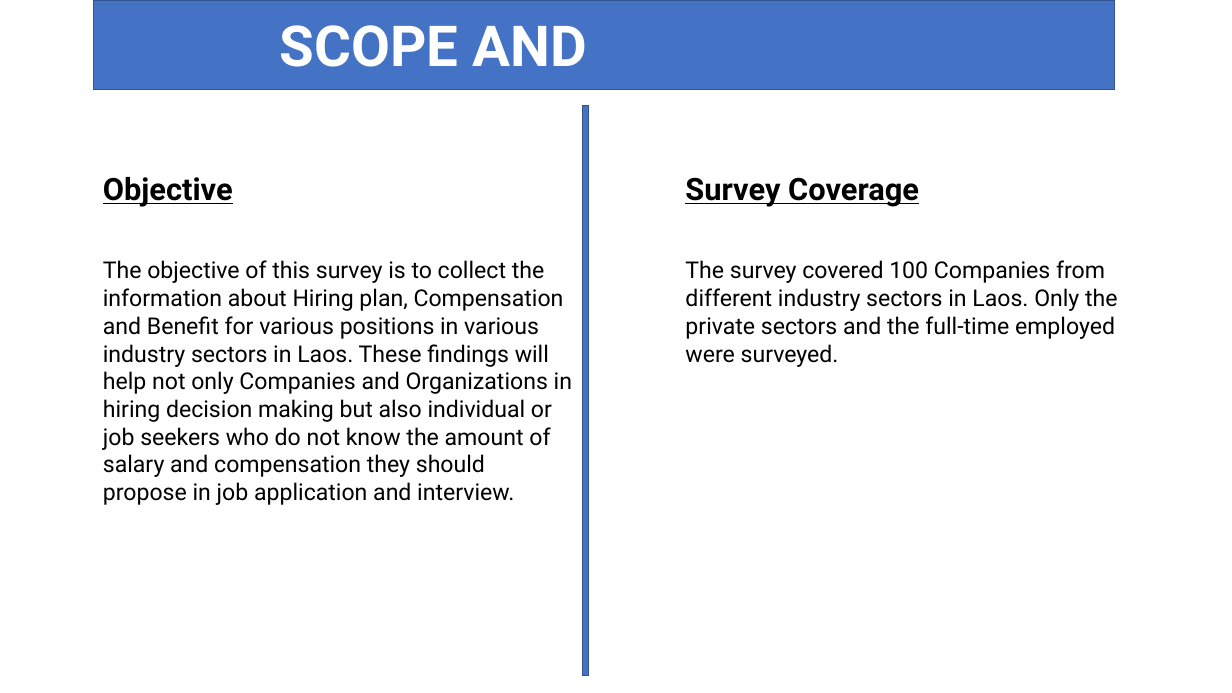
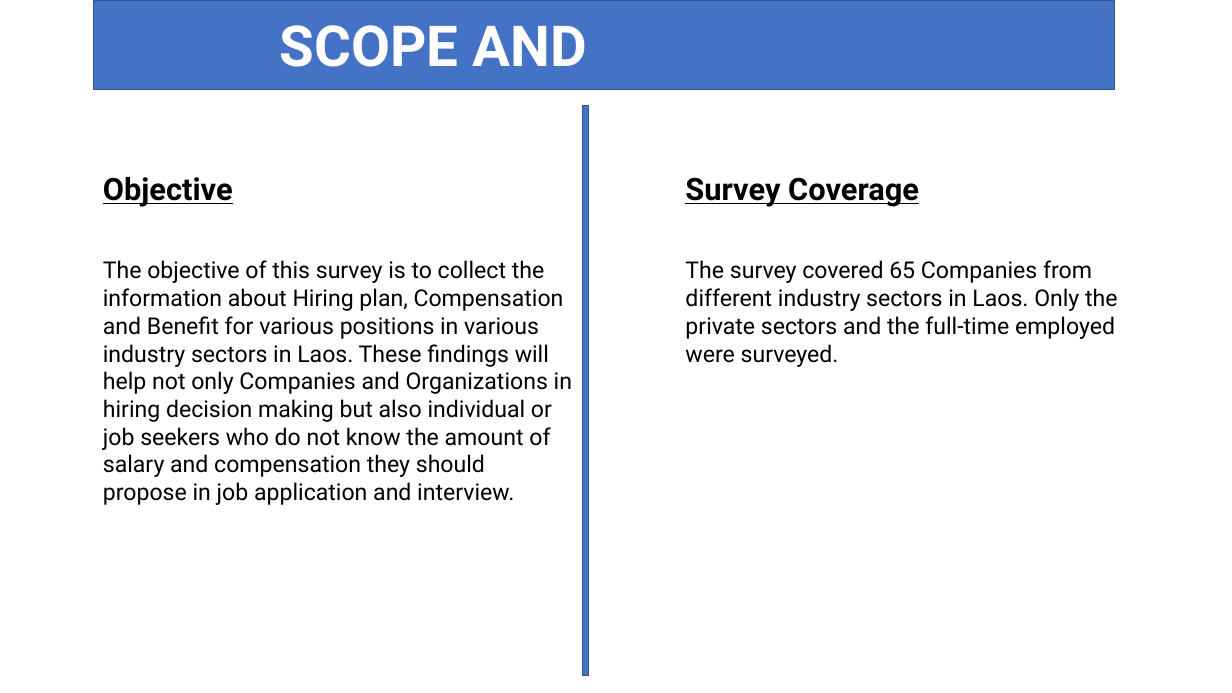
Before and after one commit to Phoud/108salarysurvey2, a slide deck: slide 3 of Presentation/Presentation.pptx (slide 4 before the commit). Drawn at 1232x693 pixels with LibreOffice and Linux fonts; fonts in the diff are those of the drawing; background and template pictures are left out. Boxes give left, top, right and bottom in pixels: in the first picture for what was removed or moved away, otherwise in the second. Text is boxed around its words. In the diff, an @@ line names an element or a change of style, - is before the commit and + after.

```diff
--- a/Presentation/Presentation.pptx
+++ b/Presentation/Presentation.pptx
@@ text at bbox=[685, 260, 1118, 367]: text changed @@
-The survey covered 100 Companies from different industry sectors in Laos. Only the private sectors and the full-time employed were surveyed.
+The survey covered 65 Companies from different industry sectors in Laos. Only the private sectors and the full-time employed were surveyed.
```
Also in this commit, not shown: 15 other slides changed, 14 slides added, 2 slides removed, 20 other files.
